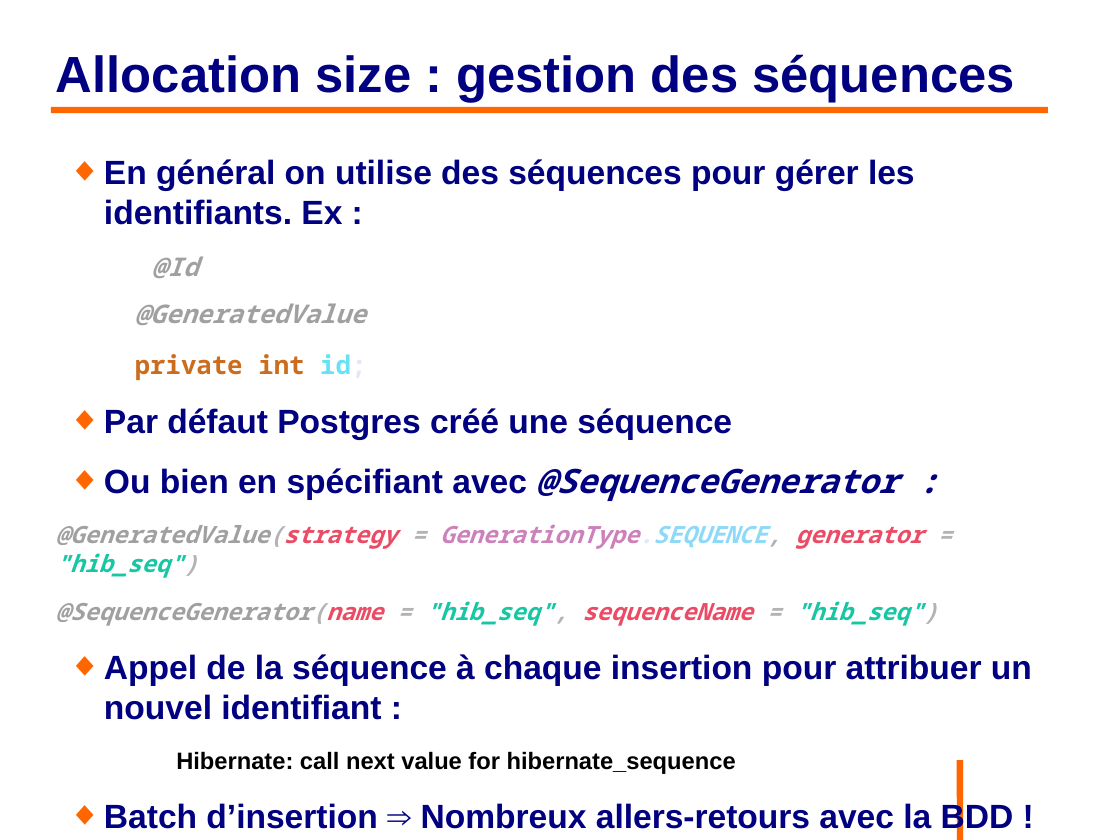
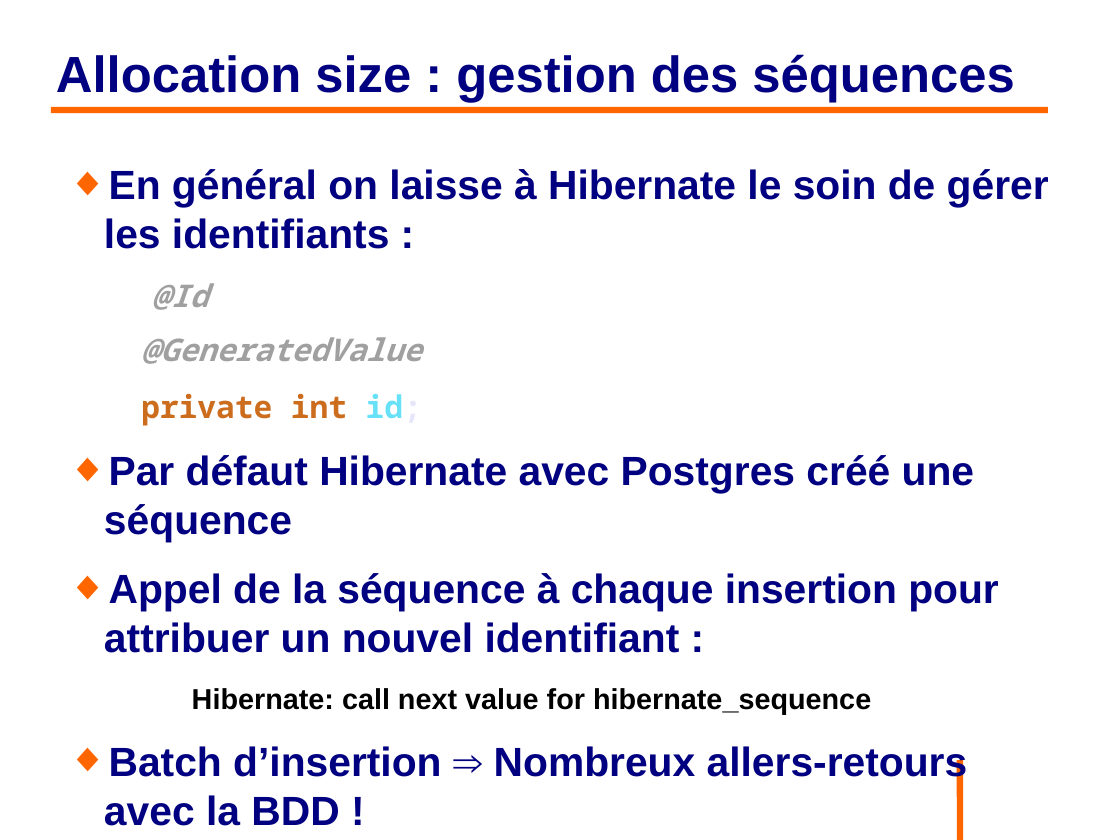
Before and after one commit to philphils/formation-hibernate-avancee, a slide deck: slide 27 of Documentation/diapo_formation_hibernate_avancee.odp (slide 24 before the commit). Drawn at 1120x840 pixels with LibreOffice and Linux fonts; fonts in the diff are those of the drawing; background and template pictures are left out. Boxes give left, top, right and bottom in pixels: in the first picture for what was removed or moved away, otherwise in the second. Text is boxed around its words. In the diff, an @@ line names an element or a change of style, - is before the commit and + after.

Commit message:
Précision allocation size

```diff
--- a/Documentation/diapo_formation_hibernate_avancee.odp
+++ b/Documentation/diapo_formation_hibernate_avancee.odp
@@ text at box(104, 169, 1049, 249): text changed; size 23.8 to 28.9 pt @@
-◆ En général on utilise des séquences pour gérer les identifiants. Ex :
+◆ En général on laisse à Hibernate le soin de gérer les identifiants :
@@ text at box(104, 285, 999, 826): size 18.2 to 22.1 pt in "@Id", "@GeneratedValue", "private int id;"; size 23.8 to 28.9 pt in "Appel de la séquence à chaque insertion ...", "Batch d’insertion ⇒ Nombreux allers-retours avec la ...", "Dégradation importante des performances…"; size 16.8 to 20.4 pt in "Hibernate: call next value for hibernate_sequence" @@
@@ text at box(104, 455, 974, 543): text changed; size 16.8 to 28.9 pt; font Noto Sans Mono to Arial; italic off @@
-◆ Par défaut Postgres créé une séquence
-◆ Ou bien en spécifiant avec @SequenceGenerator :
-@GeneratedValue(strategy = GenerationType.SEQUENCE, generator = "hib_seq")
-@SequenceGenerator(name = "hib_seq", sequenceName = "hib_seq")
+◆ Par défaut Hibernate avec Postgres créé une séquence
```
Also in this commit, not shown: 7 other slides changed, 1 slide added.
